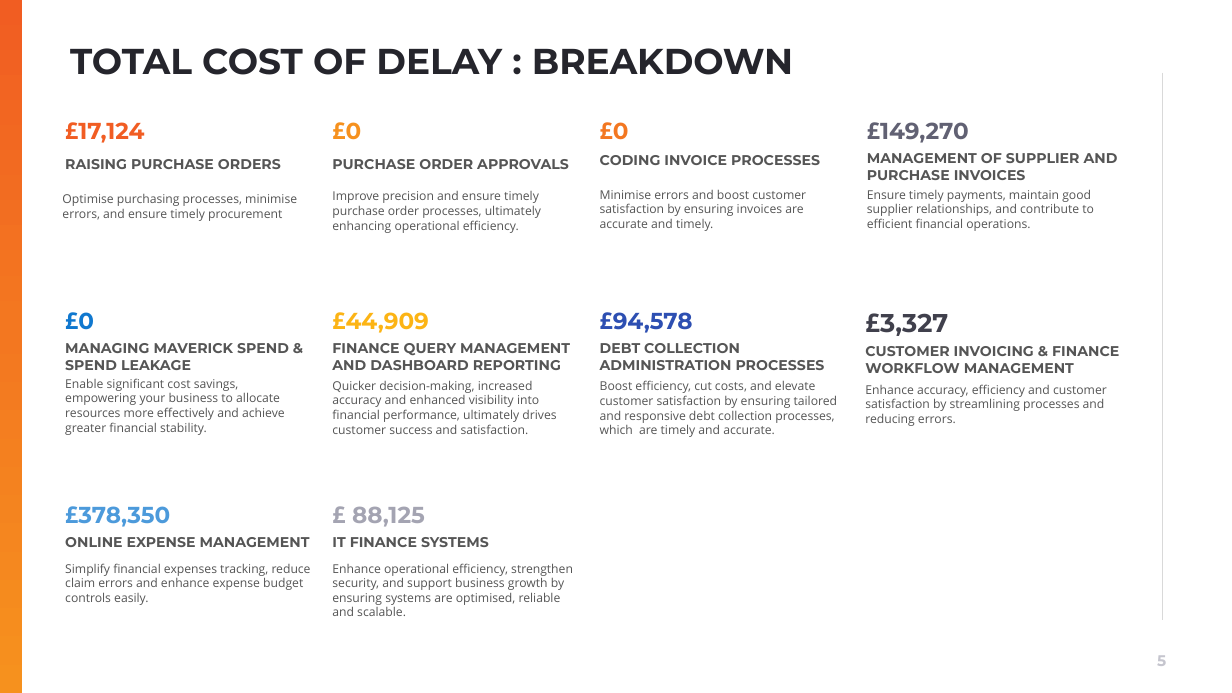
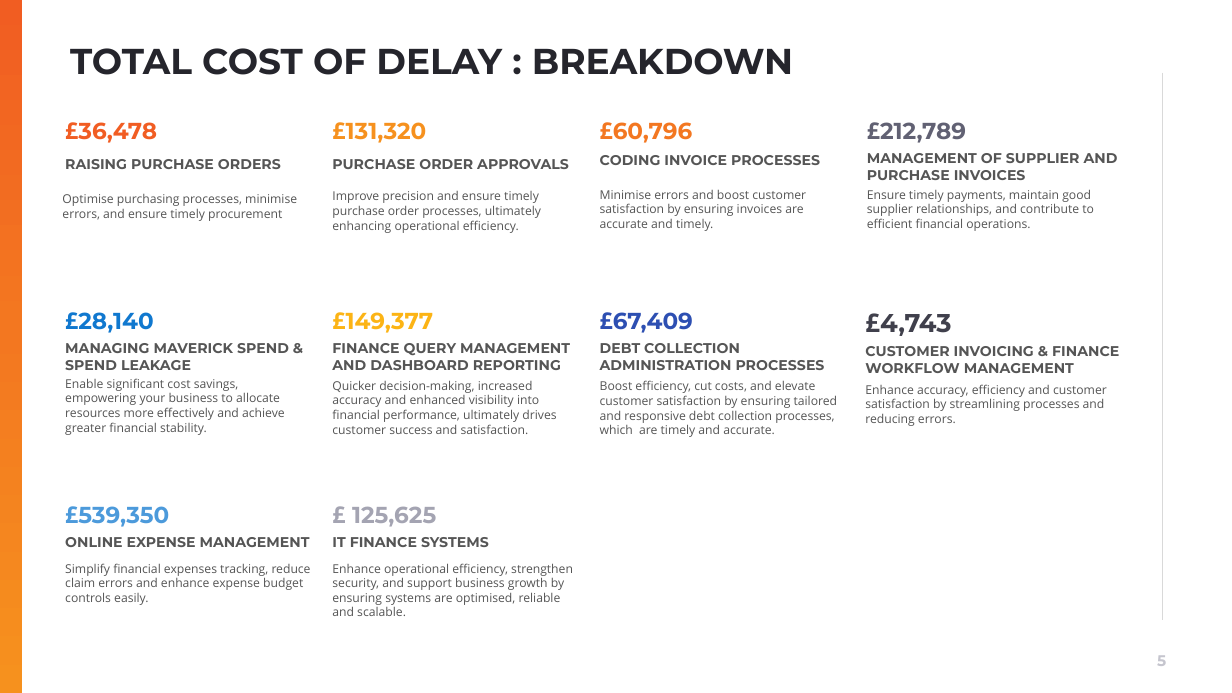
Before and after one commit to muratozdemirpiblo/ppt-api, a slide deck: slide 5 of output.pptx. Drawn at 1232x693 pixels with LibreOffice and Linux fonts; fonts in the diff are those of the drawing; background and template pictures are left out. Boxes give left, top, right and bottom in pixels: in the first picture for what was removed or moved away, otherwise in the second. Text is boxed around its words. In the diff, an @@ line names an element or a change of style, - is before the commit and + after.

```diff
--- a/output.pptx
+++ b/output.pptx
@@ text at [65,122,157,143]: text changed @@
-£17,124
+£36,478
@@ text at [332,122,426,143]: text changed; font Open Sans to Montserrat @@
-£0
+£131,320
@@ text at [600,122,693,143]: text changed; font Open Sans to Montserrat @@
-£0
+£60,796
@@ text at [867,122,966,143]: text changed @@
-£149,270
+£212,789
@@ text at [65,312,154,333]: text changed; font Open Sans to Montserrat @@
-£0
+£28,140
@@ text at [332,312,433,333]: text changed @@
-£44,909
+£149,377
@@ text at [600,312,693,333]: text changed @@
-£94,578
+£67,409
@@ text at [865,313,951,336]: text changed @@
-£3,327
+£4,743
@@ text at [65,506,169,527]: text changed @@
-£378,350
+£539,350
@@ text at [352,507,436,527]: text changed @@
-£ 88,125
+£ 125,625
```
Also in this commit, not shown: 6 other slides changed, 2 other files.
